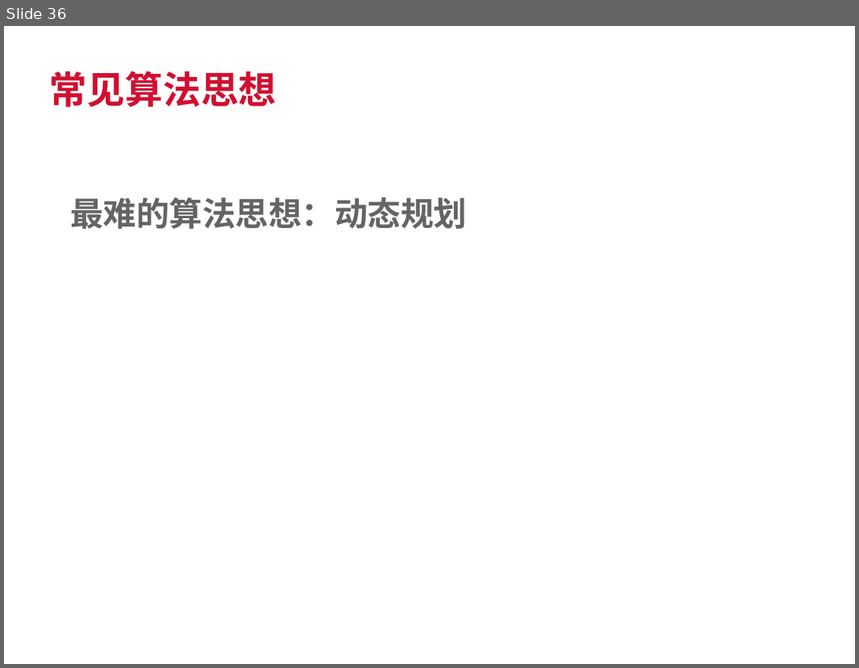
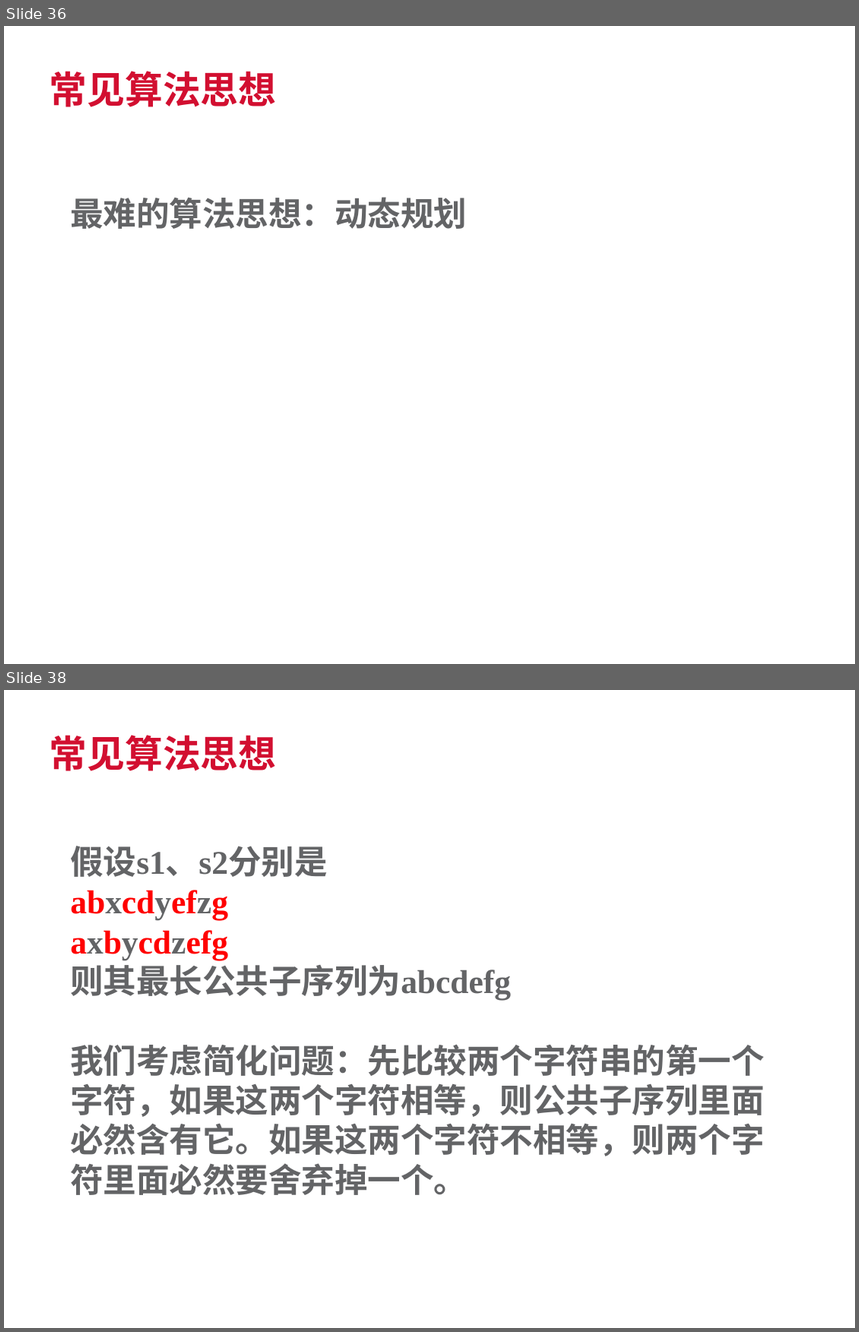
Before and after one commit to SherlockGn/documents, a slide deck: trendmicro template.pptx. Shown one above the other, each under a label of ours: slide 36 before the commit, slides 36 and 38 after it; the slides between them are not shown. The pictures are 859x668 and 859x1332 pixels, drawn with LibreOffice and Linux fonts; fonts in the diff are those of the drawing; background and template pictures are left out. Boxes give left, top, right and bottom in pixels: in the first picture for what was removed or moved away, otherwise in the second. Text is boxed around its words. In the diff, an @@ line names an element or a change of style, - is before the commit and + after.

```diff
--- a/trendmicro template.pptx
+++ b/trendmicro template.pptx
@@ slide 38 added at (4,690,855,1328), background #FFFFFF @@
@@ title added at (50,735,277,771), 32 pt, text #D20F30, bold @@
+常见算法思想
@@ text added at (70,846,764,1195), 28 pt, text #636466, bold @@
+假设s1、s2分别是
+abxcdyefzg
+axbycdzefg
+则其最长公共子序列为abcdefg
+我们考虑简化问题：先比较两个字符串的第一个字符，如果这两个字符相等，则公共子序列里面必然含有它。如果这两个字符不相等，则两个字符里面必然要舍弃掉一个。
@@ text added at (10,1300,111,1320), 9 pt, text #FFFFFF @@
+04/25/2016
```
Also in this commit, not shown: 1 slide changed, 9 other slides added, 4 other files.
